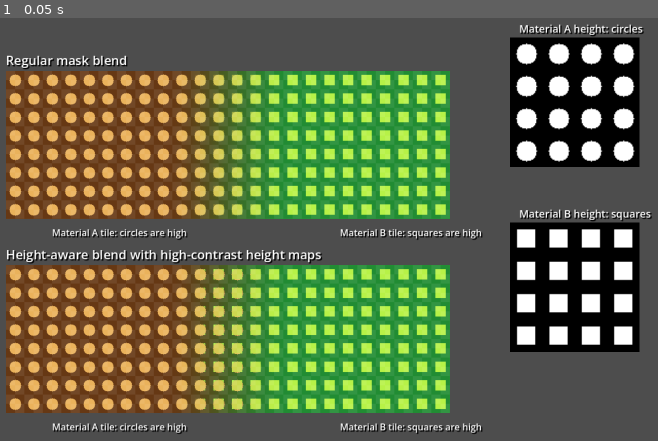
Above: before the commit, frame 1.
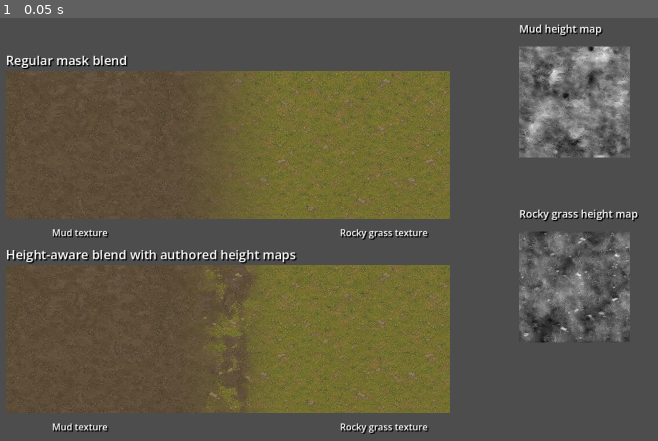
Above: after the commit, the same moment.

Repository: adunato/town-sim-godot
Game: Godot game, scene res://scenes/debug/height_blend_demo.tscn
Two runs of this game, one before a commit and one after it. Both use one fixed random seed, a clock stepped at 60 frames per second and the inputs below. This scene is started directly instead of the project's main scene.
Inputs:
- Up to frame 1 (0.05 s): no input

The runs differ from the first frame. In frame 1, 55% of the frame differs, in the area x 0-100%, y 1-99%.

Commit message:
chore: use authored height maps in demo

Diff:
--- a/scripts/debug/height_blend_demo.gd
+++ b/scripts/debug/height_blend_demo.gd
@@ -2,10 +2,16 @@
 
 const TERRAIN_SHADER_PATH := "res://shaders/terrain/terrain_binary_mask.gdshader"
 const SURFACE_SIZE := Vector2(768.0, 256.0)
-const TEXTURE_SIZE := 128
 const TRANSITION_WIDTH := 220.0
 const HEIGHT_BLEND_INFLUENCE := 3.0
-const HEIGHT_BLEND_CONTRAST := 6.0
+const HEIGHT_BLEND_CONTRAST := 3.0
+const TEXTURE_REPEAT_WORLD_SIZE := 256.0
+const PREVIEW_SIZE := 192.0
+
+const MATERIAL_A_DIFFUSE_PATH := "res://assets/Textures/mud.png"
+const MATERIAL_A_HEIGHT_PATH := "res://assets/Textures/mud_height.png"
+const MATERIAL_B_DIFFUSE_PATH := "res://assets/Textures/rocky_grass.png"
+const MATERIAL_B_HEIGHT_PATH := "res://assets/Textures/rocky_grass_height.png"
 
 
 func _ready() -> void:
@@ -17,13 +23,13 @@
 		1.0
 	)
 	_create_demo_row(
-		"Height-aware blend with high-contrast height maps",
+		"Height-aware blend with authored height maps",
 		Vector2(96.0, 432.0),
 		HEIGHT_BLEND_INFLUENCE,
 		HEIGHT_BLEND_CONTRAST
 	)
-	_create_height_preview("Material A height: circles", Vector2(1080.0, 150.0), true)
-	_create_height_preview("Material B height: squares", Vector2(1080.0, 470.0), false)
+	_create_height_preview("Mud height map", Vector2(1080.0, 150.0), MATERIAL_A_HEIGHT_PATH)
+	_create_height_preview("Rocky grass height map", Vector2(1080.0, 470.0), MATERIAL_B_HEIGHT_PATH)
 
 
 func _create_camera() -> void:
@@ -43,7 +49,7 @@
 	surface.name = label_text.replace(" ", "")
 	surface.position = position
 	surface.color = Color.WHITE
-	surface.texture = _build_material_texture(true)
+	surface.texture = _load_texture_from_image(MATERIAL_A_DIFFUSE_PATH)
 	surface.polygon = PackedVector2Array([
 		Vector2.ZERO,
 		Vector2(SURFACE_SIZE.x, 0.0),
@@ -65,40 +71,25 @@
 func _build_demo_material(height_influence: float, height_contrast: float) -> ShaderMaterial:
 	var material := ShaderMaterial.new()
 	material.shader = load(TERRAIN_SHADER_PATH) as Shader
-	material.set_shader_parameter("terrain_type_1_texture", _build_material_texture(true))
-	material.set_shader_parameter("terrain_type_2_texture", _build_material_texture(false))
+	material.set_shader_parameter("terrain_type_1_texture", _load_texture_from_image(MATERIAL_A_DIFFUSE_PATH))
+	material.set_shader_parameter("terrain_type_2_texture", _load_texture_from_image(MATERIAL_B_DIFFUSE_PATH))
 	material.set_shader_parameter("terrain_mask", _build_demo_mask())
-	material.set_shader_parameter("terrain_type_1_height", _build_height_texture(true))
-	material.set_shader_parameter("terrain_type_2_height", _build_height_texture(false))
+	material.set_shader_parameter("terrain_type_1_height", _load_texture_from_image(MATERIAL_A_HEIGHT_PATH))
+	material.set_shader_parameter("terrain_type_2_height", _load_texture_from_image(MATERIAL_B_HEIGHT_PATH))
 	material.set_shader_parameter("terrain_world_origin", Vector2.ZERO)
 	material.set_shader_parameter("terrain_world_size", SURFACE_SIZE)
-	material.set_shader_parameter("texture_repeat_world_size", float(TEXTURE_SIZE))
+	material.set_shader_parameter("texture_repeat_world_size", TEXTURE_REPEAT_WORLD_SIZE)
 	material.set_shader_parameter("height_blend_influence", height_influence)
 	material.set_shader_parameter("height_blend_contrast", height_contrast)
 	return material
 
 
-func _build_material_texture(is_material_a: bool) -> Texture2D:
-	var image := Image.create(TEXTURE_SIZE, TEXTURE_SIZE, false, Image.FORMAT_RGBA8)
-	var base_color := Color(0.40, 0.22, 0.08, 1.0) if is_material_a else Color(0.13, 0.55, 0.20, 1.0)
-	var detail_color := Color(0.92, 0.70, 0.36, 1.0) if is_material_a else Color(0.72, 0.95, 0.28, 1.0)
-	for y in range(TEXTURE_SIZE):
-		for x in range(TEXTURE_SIZE):
-			var high := _height_pattern(Vector2i(x, y), is_material_a) > 0.5
-			var stripe := ((x / 16 + y / 16) % 2) == 0
-			var color := detail_color if high else base_color
-			if stripe:
-				color = color.lerp(Color.WHITE, 0.08)
-			image.set_pixel(x, y, color)
-	return ImageTexture.create_from_image(image)
-
-
-func _build_height_texture(is_material_a: bool) -> Texture2D:
-	var image := Image.create(TEXTURE_SIZE, TEXTURE_SIZE, false, Image.FORMAT_RGBA8)
-	for y in range(TEXTURE_SIZE):
-		for x in range(TEXTURE_SIZE):
-			var height_value := _height_pattern(Vector2i(x, y), is_material_a)
-			image.set_pixel(x, y, Color(height_value, height_value, height_value, 1.0))
+func _load_texture_from_image(path: String) -> Texture2D:
+	var image := Image.new()
+	var load_result := image.load(path)
+	if load_result != OK:
+		push_error("HeightBlendDemo failed to load texture '%s': %s" % [path, error_string(load_result)])
+		return null
 	return ImageTexture.create_from_image(image)
 
 
@@ -113,32 +104,22 @@
 	return ImageTexture.create_from_image(image)
 
 
-func _height_pattern(pixel: Vector2i, is_material_a: bool) -> float:
-	var tile_origin := Vector2i((pixel.x / 32) * 32, (pixel.y / 32) * 32)
-	var local_position := pixel - tile_origin
-	if is_material_a:
-		var circle_center := Vector2(16.0, 16.0)
-		return 1.0 if Vector2(local_position).distance_to(circle_center) <= 10.0 else 0.0
-
-	var is_square := local_position.x >= 7 and local_position.x <= 24 and local_position.y >= 7 and local_position.y <= 24
-	return 1.0 if is_square else 0.0
-
-
-func _create_height_preview(label_text: String, position: Vector2, is_material_a: bool) -> void:
+func _create_height_preview(label_text: String, position: Vector2, height_texture_path: String) -> void:
 	_create_label(label_text, position + Vector2(-96.0, -140.0), 18)
 	var preview := Sprite2D.new()
 	preview.name = label_text.replace(" ", "").replace(":", "")
 	preview.position = position
-	preview.texture = _build_height_texture(is_material_a)
-	preview.scale = Vector2(1.75, 1.75)
+	preview.texture = _load_texture_from_image(height_texture_path)
+	if preview.texture != null:
+		preview.scale = Vector2(PREVIEW_SIZE / float(preview.texture.get_width()), PREVIEW_SIZE / float(preview.texture.get_height()))
 	add_child(preview)
 
 
 func _create_tile_boundary_marks(position: Vector2) -> void:
 	var left_label_position := position + Vector2(80.0, SURFACE_SIZE.y + 12.0)
 	var right_label_position := position + Vector2(SURFACE_SIZE.x - 190.0, SURFACE_SIZE.y + 12.0)
-	_create_label("Material A tile: circles are high", left_label_position, 16)
-	_create_label("Material B tile: squares are high", right_label_position, 16)
+	_create_label("Mud texture", left_label_position, 16)
+	_create_label("Rocky grass texture", right_label_position, 16)
 
 
 func _create_label(text: String, position: Vector2, font_size: int) -> void:
Binary file added: assets/Textures/mud_height.png
Binary file added: assets/Textures/rocky_grass_height.png
